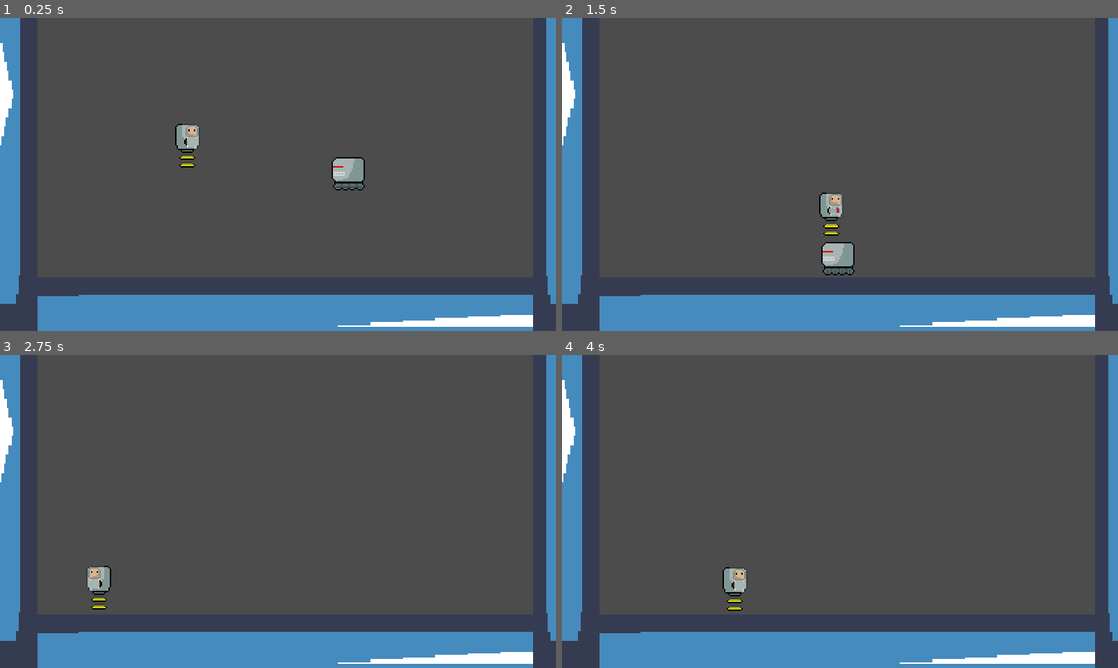
Above: before the commit, frames 1-4 (two rows, left to right).
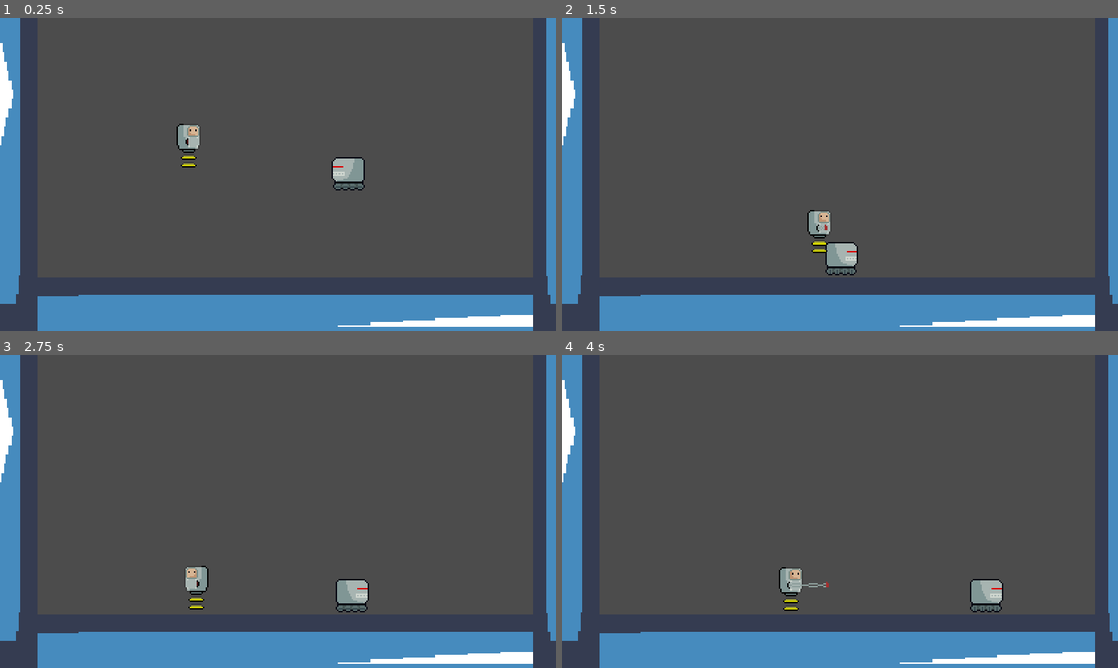
Above: after the commit, the same moments.

Repository: bruhrator420/MAD-Game-Jam-Project
Game: Godot game, scene res://Scenes/Level.tscn
The game is run twice, just before and just after one commit, with the same random seed, the same clock (stepped at 60 frames per second) and the same inputs. The project has no main scene, so this scene is started directly. The engine's default icon, where the game draws it, is replaced by a stand-in: a white triangle on a blue panel in a dark square.
Inputs:
- Up to frame 1 (0.25 s): no input
- Up to frame 2 (1.5 s): hold Right (ui_right) from 0.53 s (still down); tap X (attack) at 0.6, 1.35 s; tap Space (jump) at 0.77 s
- Up to frame 3 (2.75 s): tap Space (jump) at 1.52 s; release Right (ui_right) at 2.03 s; hold Left (ui_left) from 2.03 s (still down); tap X (attack) at 2.1 s
- Up to frame 4 (4 s): release Left (ui_left) at 2.78 s; hold Right (ui_right) from 2.78 s (still down); tap X (attack) at 2.85, 3.6 s; tap Space (jump) at 3.02, 3.77 s

The runs differ from the first frame. In frame 1, 0.2% of the frame differs, in the area x 31-36%, y 33-48%; in frame 2, 1.2%; in frame 3, 1.4%; in frame 4, 1.4%, in the area x 28-80%, y 67-83%.

Commit message:
Extend player's attack animation

Diff:
--- a/Project/Scenes/Player.tscn
+++ b/Project/Scenes/Player.tscn
@@ -1,49 +1,53 @@
-[gd_scene load_steps=13 format=2]
+[gd_scene load_steps=14 format=2]
 
 [ext_resource path="res://Assets/Sprites/Player.png" type="Texture" id=1]
 [ext_resource path="res://Scripts/Player.gd" type="Script" id=2]
 
 [sub_resource type="AtlasTexture" id=10]
 atlas = ExtResource( 1 )
-region = Rect2( 0, 32, 21, 32 )
+region = Rect2( 0, 32, 35, 32 )
 
-[sub_resource type="AtlasTexture" id=3]
+[sub_resource type="AtlasTexture" id=11]
 atlas = ExtResource( 1 )
-region = Rect2( 0, 32, 21, 32 )
+region = Rect2( 0, 32, 35, 32 )
 
-[sub_resource type="AtlasTexture" id=4]
+[sub_resource type="AtlasTexture" id=12]
 atlas = ExtResource( 1 )
-region = Rect2( 21, 32, 21, 32 )
+region = Rect2( 35, 32, 35, 32 )
 
-[sub_resource type="AtlasTexture" id=5]
+[sub_resource type="AtlasTexture" id=13]
 atlas = ExtResource( 1 )
-region = Rect2( 42, 32, 21, 32 )
+region = Rect2( 70, 32, 35, 32 )
 
-[sub_resource type="AtlasTexture" id=6]
+[sub_resource type="AtlasTexture" id=14]
 atlas = ExtResource( 1 )
-region = Rect2( 0, 0, 21, 32 )
+region = Rect2( 0, 0, 35, 32 )
 
-[sub_resource type="AtlasTexture" id=7]
+[sub_resource type="AtlasTexture" id=15]
 atlas = ExtResource( 1 )
-region = Rect2( 21, 0, 21, 32 )
+region = Rect2( 35, 0, 35, 32 )
 
-[sub_resource type="AtlasTexture" id=8]
+[sub_resource type="AtlasTexture" id=16]
 atlas = ExtResource( 1 )
-region = Rect2( 42, 0, 21, 32 )
+region = Rect2( 70, 0, 35, 32 )
+
+[sub_resource type="AtlasTexture" id=17]
+atlas = ExtResource( 1 )
+region = Rect2( 105, 0, 35, 32 )
 
 [sub_resource type="SpriteFrames" id=2]
 animations = [ {
 "frames": [ SubResource( 10 ) ],
-"loop": true,
+"loop": false,
 "name": "default",
 "speed": 5.0
 }, {
-"frames": [ SubResource( 3 ), SubResource( 4 ), SubResource( 5 ) ],
+"frames": [ SubResource( 11 ), SubResource( 12 ), SubResource( 13 ) ],
 "loop": true,
 "name": "walk",
 "speed": 5.0
 }, {
-"frames": [ SubResource( 6 ), SubResource( 7 ), SubResource( 8 ) ],
+"frames": [ SubResource( 14 ), SubResource( 15 ), SubResource( 16 ), SubResource( 17 ) ],
 "loop": true,
 "name": "attack",
 "speed": 10.0
@@ -60,6 +64,7 @@
 script = ExtResource( 2 )
 
 [node name="Sprite" type="AnimatedSprite" parent="."]
+position = Vector2( 8, 0 )
 frames = SubResource( 2 )
 
 [node name="CollisionShape2D" type="CollisionShape2D" parent="."]
Binary file changed: Project/Assets/Sprites/Player.png
